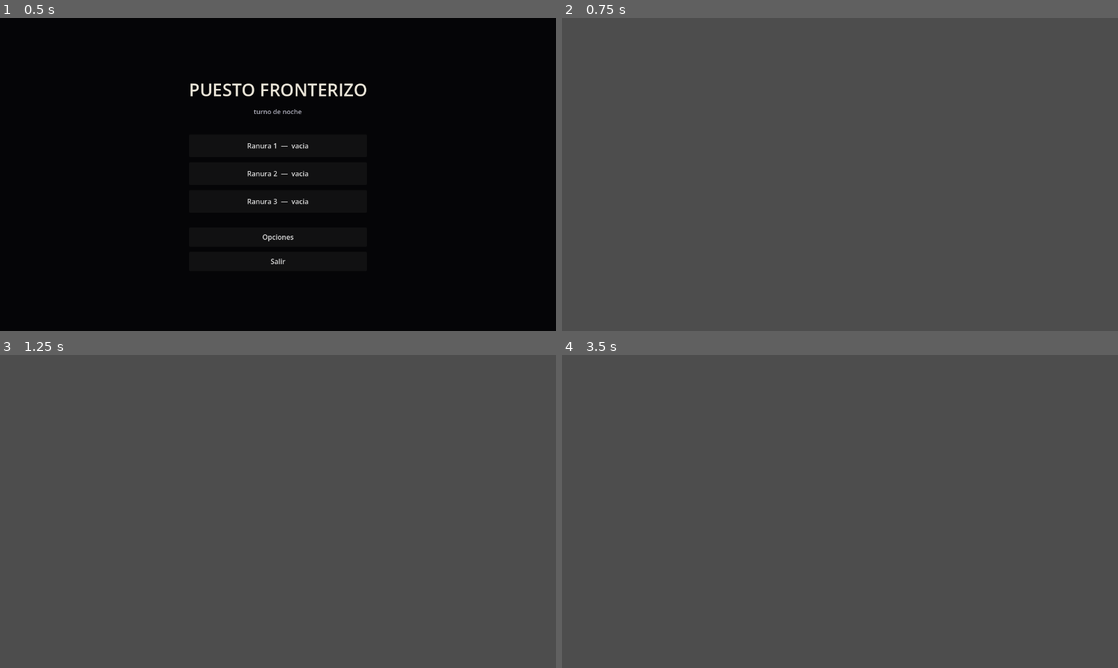
Above: before the commit, frames 1-4 (two rows, left to right).
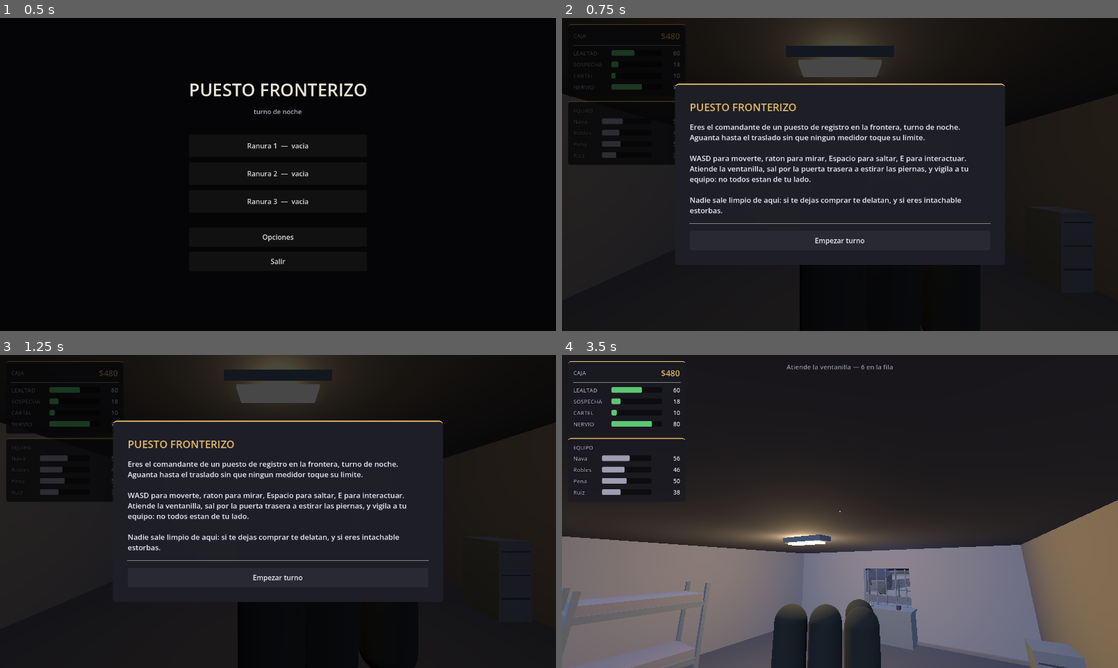
Above: after the commit, the same moments.

Repository: Yorfad/juego
Game: Godot game, scene res://scenes/main_menu.tscn
Same seed, same stepped clock (60 frames per second), same inputs: the game is played once before the commit and once after it.
Inputs (mouse positions are in pixels of both pictures, inside the frame that each line leads up to):
- Up to frame 1 (0.5 s): no input
- Up to frame 2 (0.75 s): click "Ranura 1 — vacia" at 0.5 s
- Up to frame 3 (1.25 s): no input
- Up to frame 4 (3.5 s): click (840, 577) at 1.25 s, where only the run after the commit has a clickable "Empezar turno"; tap Enter at 2 s; move the mouse to (962, 495) at 2.02 s; hold D 2.03-2.78 s; tap E at 2.1, 2.85 s; click (962, 495) at 2.17 s; tap Space at 2.27, 3.02 s; move the mouse to (728, 527) at 2.77 s; hold S from 2.78 s (still down)

Frame 1 is identical in both runs. In frame 2, 98% of the frame differs, in the area x 0-100%, y 0-100%; in frame 3, 98%; in frame 4, 94%.
Error before the commit: Parse Error: Cannot infer the type of "zone" variable because the value doesn't have a set type. (res://scripts/world.gd:284)

Commit message:
Fix: _make_interactable no tiene tipo de retorno, usar '=' no ':='
Co-Authored-By: Claude Sonnet 5 <noreply@anthropic.com>
Claude-Session: https://claude.ai/code/session_01Eay4HqBPnDMfxUkYf3EmSx

Diff:
--- a/scripts/world.gd
+++ b/scripts/world.gd
@@ -281,7 +281,7 @@
 	_door_pivot.rotation_degrees.y = -105.0 if _door_open else 0.0
 
 	# Zona de "E" en el vano, alcanzable desde dentro y desde fuera.
-	var zone := _make_interactable(
+	var zone = _make_interactable(
 		Vector3(1.5, 2.0, 1.4), Vector3(0.5, 1.0, 3.92),
 		Color(0, 0, 0), "Abrir / cerrar la puerta")
 	zone.connect("interacted", _on_door)
Not shown, added: scripts/companion.gd.uid
